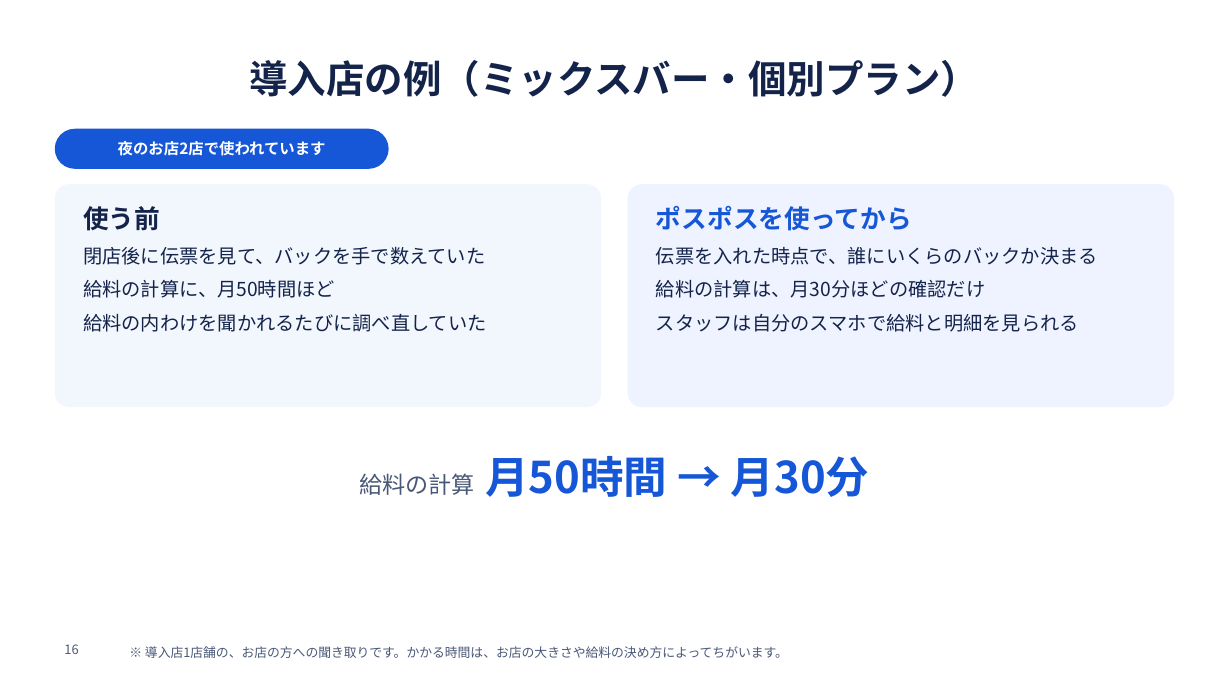
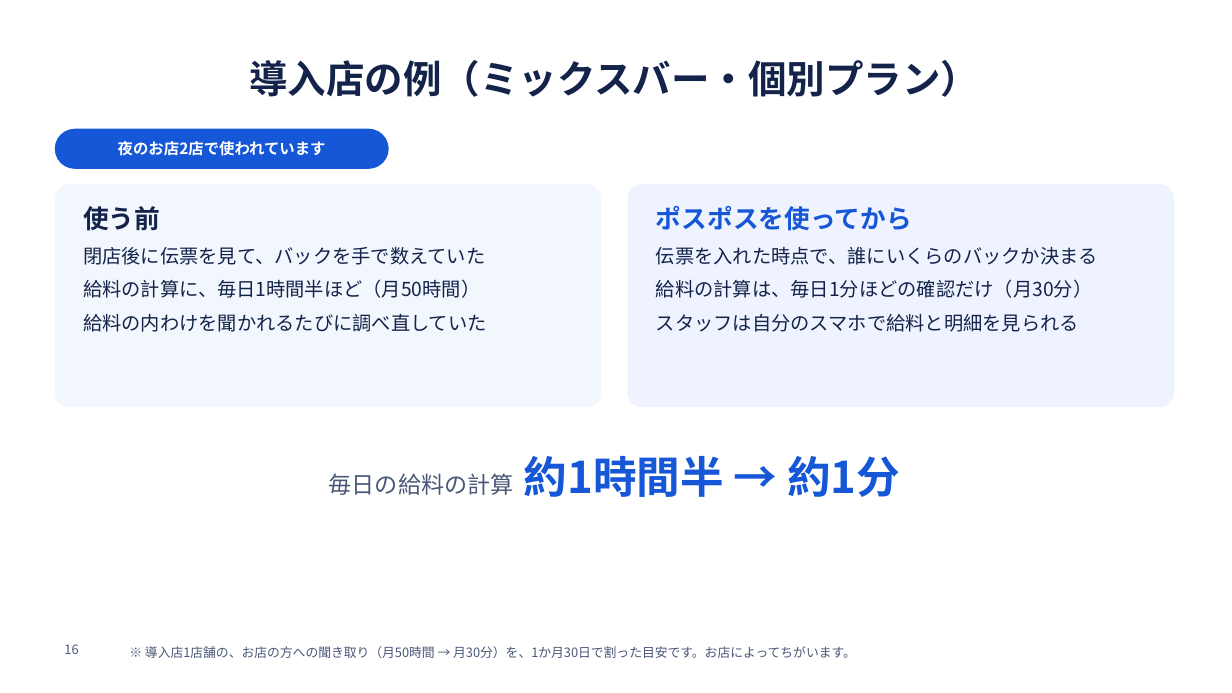
Before and after one commit to SatoAkito2026/GACHICAREERAI, a slide deck: slide 16 of docs/posupos-sales/posupos-teian.pptx. Drawn at 1232x693 pixels with LibreOffice and Linux fonts; fonts in the diff are those of the drawing; background and template pictures are left out. Boxes give left, top, right and bottom in pixels: in the first picture for what was removed or moved away, otherwise in the second. Text is boxed around its words. In the diff, an @@ line names an element or a change of style, - is before the commit and + after.

```diff
--- a/docs/posupos-sales/posupos-teian.pptx
+++ b/docs/posupos-sales/posupos-teian.pptx
@@ text at <box>83,279,480,298</box>: text changed @@
-給料の計算に、月50時間ほど
+給料の計算に、毎日1時間半ほど（月50時間）
@@ text at <box>656,279,1092,298</box>: text changed @@
-給料の計算は、月30分ほどの確認だけ
+給料の計算は、毎日1分ほどの確認だけ（月30分）
@@ text at <box>329,456,900,497</box>: text changed @@
-給料の計算 月50時間 → 月30分
+毎日の給料の計算 約1時間半 → 約1分
@@ text at <box>145,646,856,658</box>: text changed @@
-※ 導入店1店舗の、お店の方への聞き取りです。かかる時間は、お店の大きさや給料の決め方によってちがいます。
+※ 導入店1店舗の、お店の方への聞き取り（月50時間 → 月30分）を、1か月30日で割った目安です。お店によってちがいます。
```
Also in this commit, not shown: 1 other slide changed, 10 other files.
